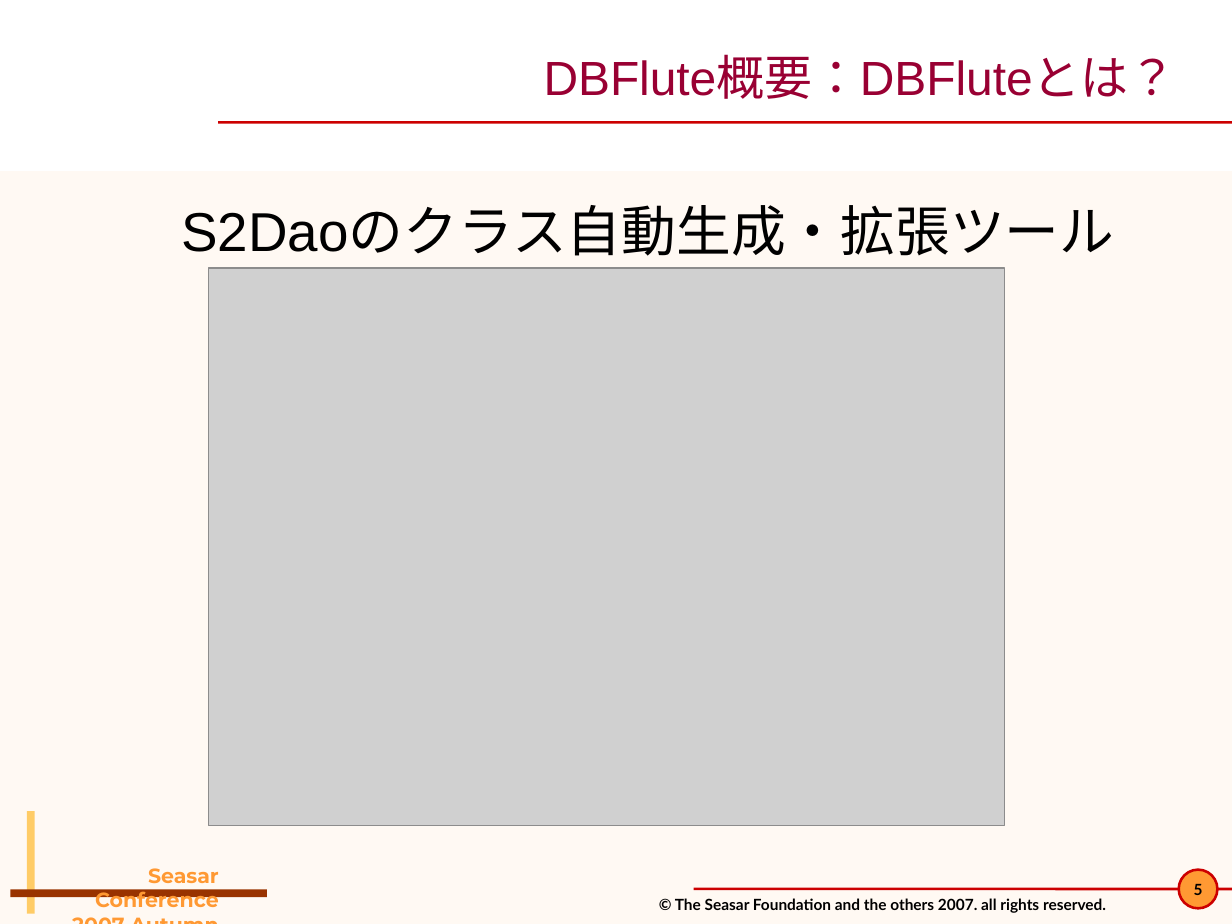
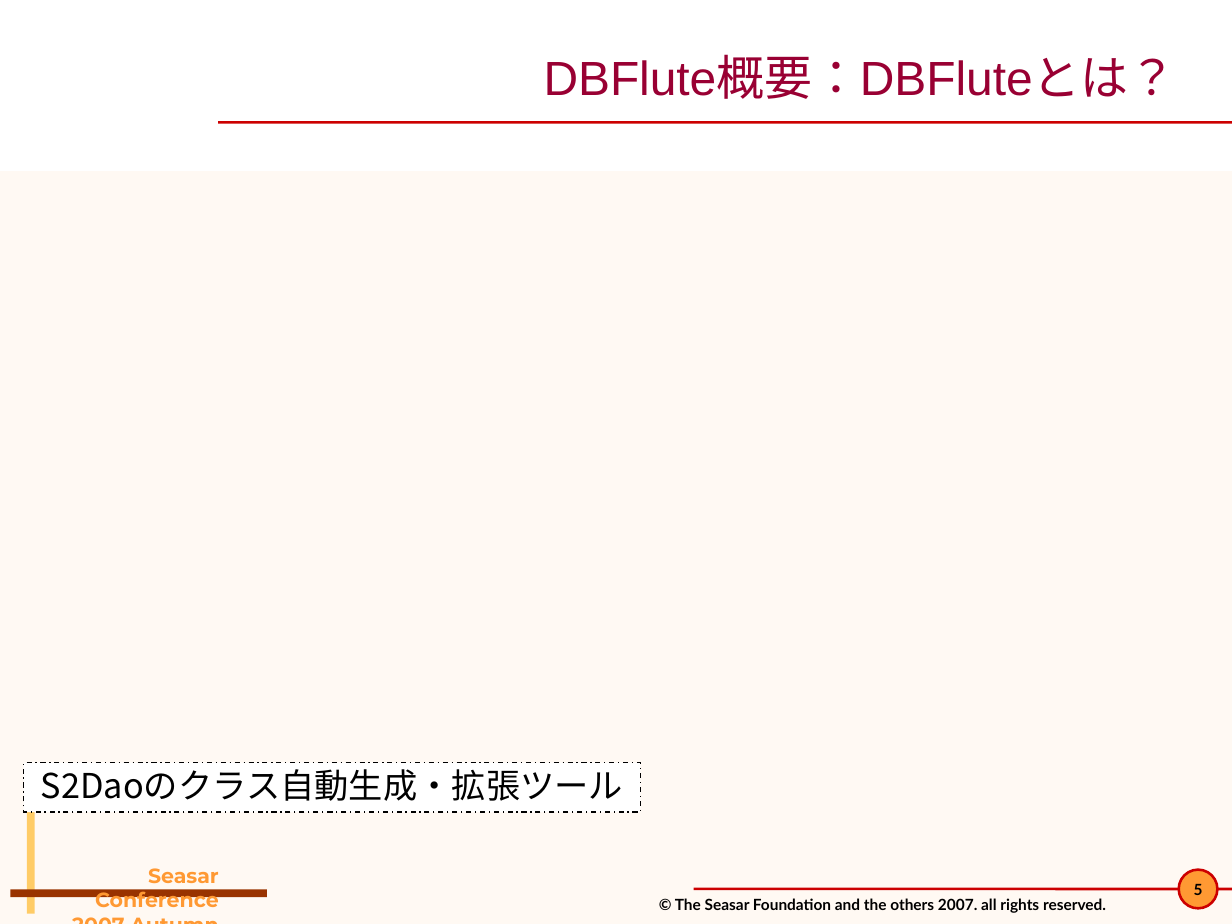
Before and after one commit to seasarorg/dbflute, a slide deck: slide 5 of dbflute/etc/doc/pres/sc2007a_2-DBFlute.ppt. Drawn at 1232x924 pixels with LibreOffice and Linux fonts; fonts in the diff are those of the drawing; grey boxes stand for pictures; background and template pictures are left out. Boxes give left, top, right and bottom in pixels: in the first picture for what was removed or moved away, otherwise in the second. Text is boxed around its words. In the diff, an @@ line names an element or a change of style, - is before the commit and + after.

```diff
--- a/dbflute/etc/doc/pres/sc2007a_2-DBFlute.ppt
+++ b/dbflute/etc/doc/pres/sc2007a_2-DBFlute.ppt
@@ picture removed at <box>208,269,1004,827</box> @@
@@ rectangle "S2Daoのクラス自動生成・拡張ツール": place and size @@
-rectangle "S2Daoのクラス自動生成・拡張ツール" at <box>181,208,1114,256</box>
+rectangle "S2Daoのクラス自動生成・拡張ツール" at <box>23,763,641,812</box>
@@ rectangle "S2Daoのクラス自動生成・拡張ツール" at <box>23,763,641,812</box>: size 32 to 20 pt, font Arial to Noto Sans CJK JP; list level 2 to 1 in "S2Daoのクラス自動生成・拡張ツール"; line spacing 1 to 0.9; fill none to #FFFFFF; outline none to #000000 0.74 pt dashed @@
```
Also in this commit, not shown: 5 other slides changed, 20 other files.
